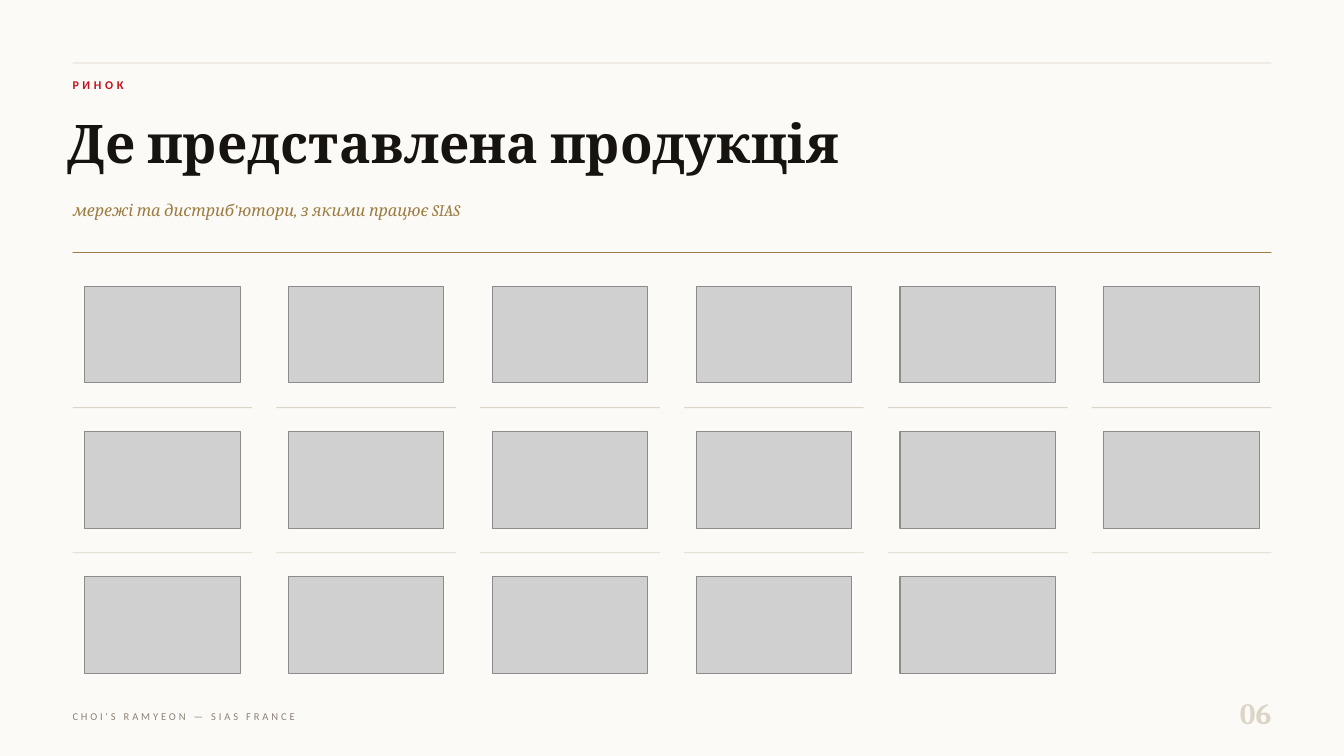
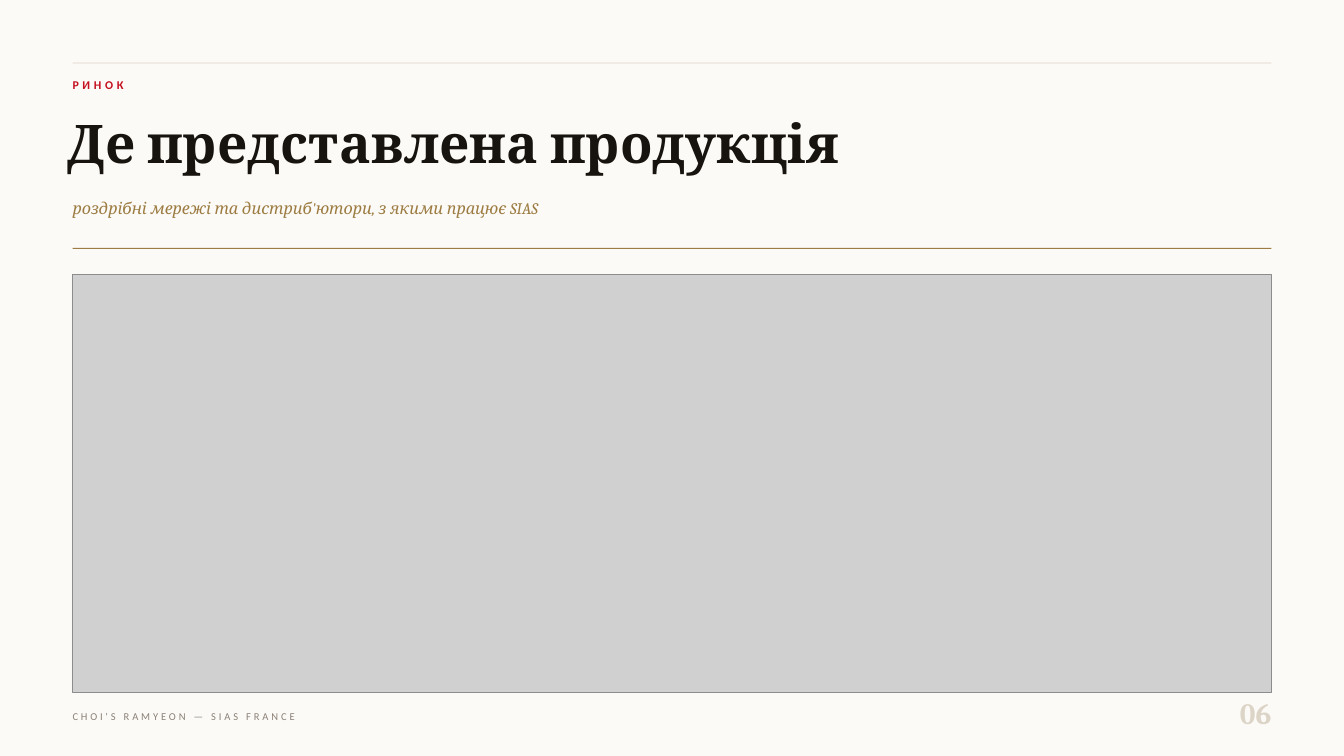
Before and after one commit to IllyaChaplygin/Chaplygin-Illya, a slide deck: slide 6 of sias_deck/SIAS_France_Presentation.pptx. Drawn at 1344x756 pixels with LibreOffice and Linux fonts; fonts in the diff are those of the drawing; grey boxes stand for pictures. Boxes give left, top, right and bottom in pixels: in the first picture for what was removed or moved away, otherwise in the second. Text is boxed around its words. In the diff, an @@ line names an element or a change of style, - is before the commit and + after.

```diff
--- a/sias_deck/SIAS_France_Presentation.pptx
+++ b/sias_deck/SIAS_France_Presentation.pptx
@@ text at (73,201,538,218): text changed @@
-мережі та дистриб'ютори, з якими працює SIAS
+роздрібні мережі та дистриб'ютори, з якими працює SIAS
@@ rectangle: place and size @@
-rectangle at (73,252,1271,253)
+rectangle at (73,248,1271,249)
@@ picture added at (73,274,1271,693) @@
@@ picture removed at (85,286,240,383) @@
@@ picture removed at (288,286,444,383) @@
@@ picture removed at (492,286,647,383) @@
@@ picture removed at (697,286,852,383) @@
@@ picture removed at (900,286,1056,383) @@
@@ picture removed at (1104,286,1259,383) @@
@@ rectangle removed at (73,407,252,408) @@
@@ rectangle removed at (276,407,456,408) @@
@@ rectangle removed at (480,407,659,408) @@
@@ rectangle removed at (685,407,864,408) @@
@@ rectangle removed at (888,407,1068,408) @@
@@ rectangle removed at (1092,407,1271,408) @@
@@ picture removed at (85,432,240,528) @@
@@ picture removed at (288,432,444,528) @@
@@ picture removed at (492,432,647,528) @@
@@ picture removed at (697,432,852,528) @@
@@ picture removed at (900,432,1056,528) @@
@@ picture removed at (1104,432,1259,528) @@
@@ rectangle removed at (73,553,252,554) @@
@@ rectangle removed at (276,553,456,554) @@
@@ rectangle removed at (480,553,659,554) @@
@@ rectangle removed at (685,553,864,554) @@
@@ rectangle removed at (888,553,1068,554) @@
@@ rectangle removed at (1092,553,1271,554) @@
@@ picture removed at (85,577,240,674) @@
@@ picture removed at (288,577,444,674) @@
@@ picture removed at (492,577,647,674) @@
@@ picture removed at (697,577,852,674) @@
@@ picture removed at (900,577,1056,674) @@
```
Also in this commit, not shown: 5 other slides changed, 22 other files.
